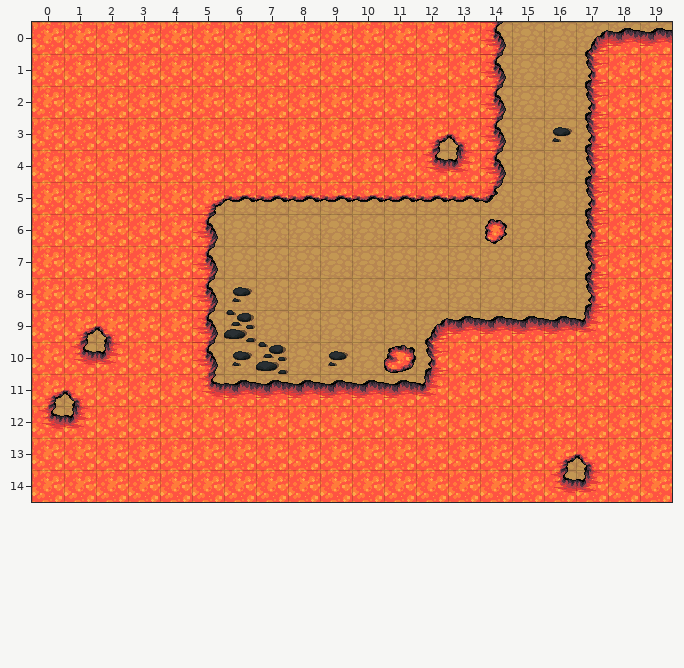
An edit to a level. Tiled map (JSON), maps/lost-lava.json. Above: the version before the commit.
Cells are 32x32 px. Shown: x 0..19, y 0..14.
The result:
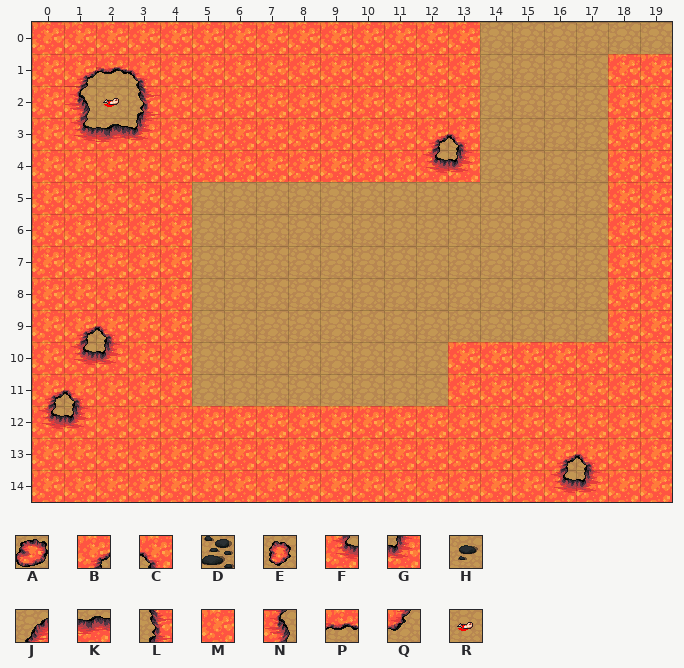
Key: from "terrain-on-sand": A 261, B 262, C 263, D 264, E 282, F 283, G 284, H 285, J 303, K 304, L 324, M 325, N 326, P 346, Q 347, R 481.
_ is an empty cell.
Diff:
{"where": "layer \"background\""}
{"y":1,"x":1,"old":"MMM","new":"BPC"}
{"y":2,"x":1,"old":"M","new":"N"}
{"y":2,"x":3,"old":"M","new":"L"}
{"y":3,"x":1,"old":"MMM","new":"FKG"}
{"where": "layer \"collision\" (now hidden)"}
{"y":0,"x":14,"old":"N","new":"_"}
{"y":0,"x":17,"old":"JKK","new":"___"}
{"y":1,"x":14,"old":"N","new":"_"}
{"y":1,"x":17,"old":"L","new":"_"}
{"y":2,"x":14,"old":"N","new":"_"}
{"y":2,"x":17,"old":"L","new":"_"}
{"y":3,"x":14,"old":"N","new":"_"}
{"y":3,"x":16,"old":"HL","new":"__"}
{"y":4,"x":14,"old":"N","new":"_"}
{"y":4,"x":17,"old":"L","new":"_"}
{"y":5,"x":5,"old":"BPPPPPPPPQ","new":"__________"}
{"y":5,"x":17,"old":"L","new":"_"}
{"y":6,"x":5,"old":"N","new":"_"}
{"y":6,"x":14,"old":"E","new":"_"}
{"y":6,"x":17,"old":"L","new":"_"}
{"y":7,"x":5,"old":"N","new":"_"}
{"y":7,"x":17,"old":"L","new":"_"}
{"y":8,"x":5,"old":"NH","new":"__"}
{"y":8,"x":17,"old":"L","new":"_"}
{"y":9,"x":5,"old":"ND","new":"__"}
{"y":9,"x":12,"old":"JKKKKG","new":"______"}
{"y":10,"x":5,"old":"NHD","new":"___"}
{"y":10,"x":9,"old":"H","new":"_"}
{"y":10,"x":11,"old":"AL","new":"__"}
{"y":11,"x":5,"old":"FKKKKKKG","new":"________"}
{"where": "layer \"main\""}
{"y":2,"x":2,"old":"_","new":"R"}
{"label":"removed","picture_box":[192,22,672,406]}
{"label":"changed","picture_box":[64,67,160,142]}
